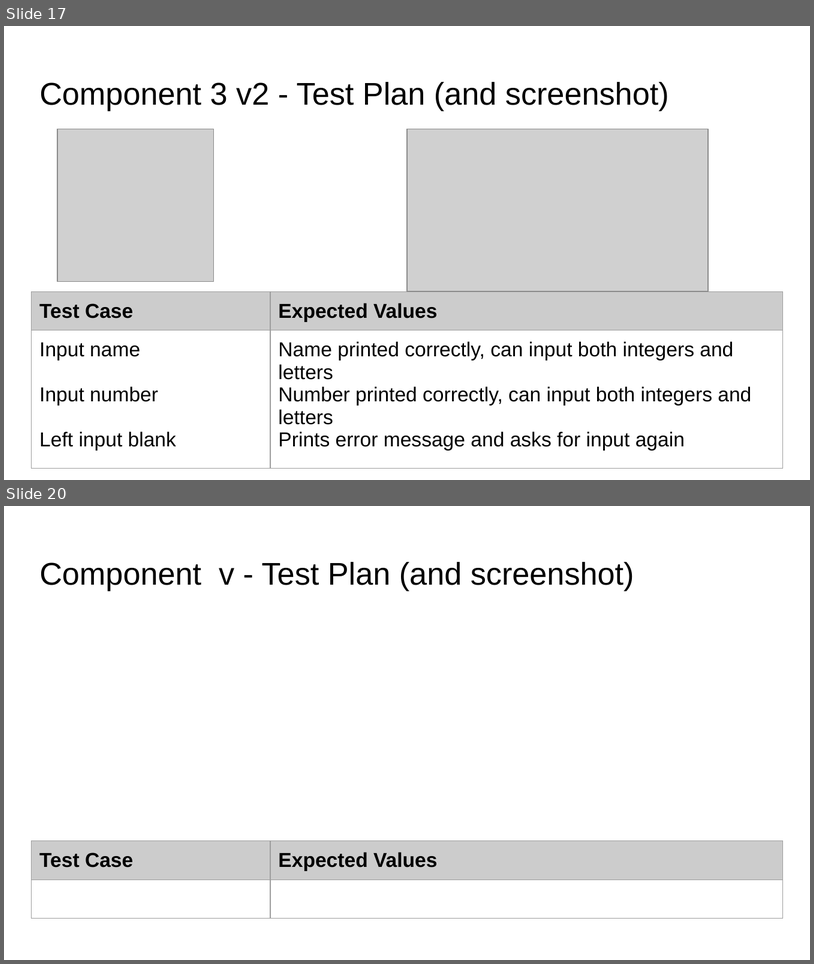
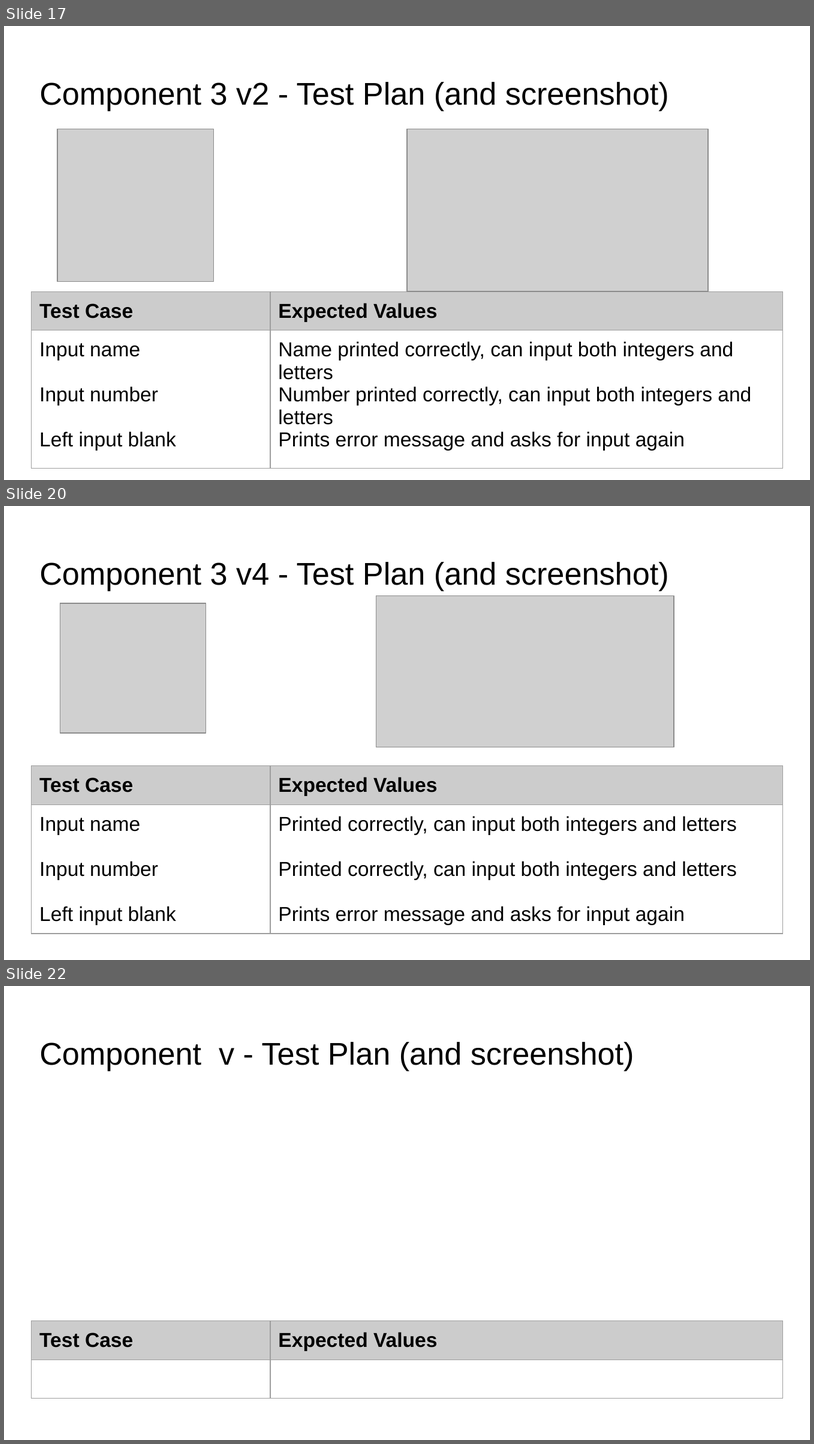
Before and after one commit to KaitlinEus/Pizza_bot, a slide deck: Python.pptx. Shown one above the other, each under a label of ours: slides 17 and 20 before the commit, slides 17, 20 and 22 after it; the slides between them are not shown. The pictures are 814x964 and 814x1444 pixels, drawn with LibreOffice and Linux fonts; fonts in the diff are those of the drawing; grey boxes stand for pictures. Boxes give left, top, right and bottom in pixels: in the first picture for what was removed or moved away, otherwise in the second. Text is boxed around its words. In the diff, an @@ line names an element or a change of style, - is before the commit and + after.

Commit message:
Pickup version 4
Function for not_blank and used it to validate name and phone

```diff
--- a/Python.pptx
+++ b/Python.pptx
@@ slide 20 added at (4, 506, 810, 960), background #FFFFFF @@
@@ title added at (39, 562, 669, 591), 28 pt, text #000000 @@
+Component 3 v4 - Test Plan (and screenshot)
@@ picture added at (377, 595, 674, 747) @@
@@ picture added at (60, 604, 206, 733) @@
@@ table added at (32, 766, 782, 943), 2 rows, 2 columns @@
+Test Case | Expected Values
+Input name / Input number / Left input blank | Printed correctly, can input both integers and letters / Printed correctly, can input both integers and letters / Prints error message and asks for input again
@@ what was slide 20 is now slide 22 @@
```
Also in this commit, not shown: 2 slides changed, 2 other slides added, 3 other files.
